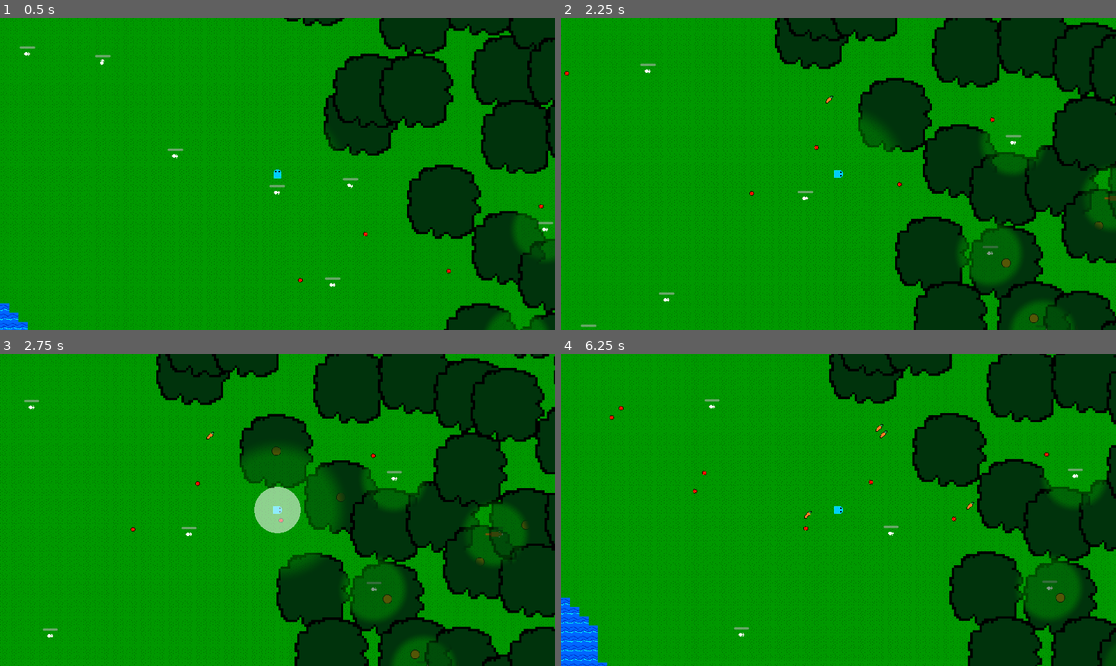
Above: before the commit, frames 1-4 (two rows, left to right).
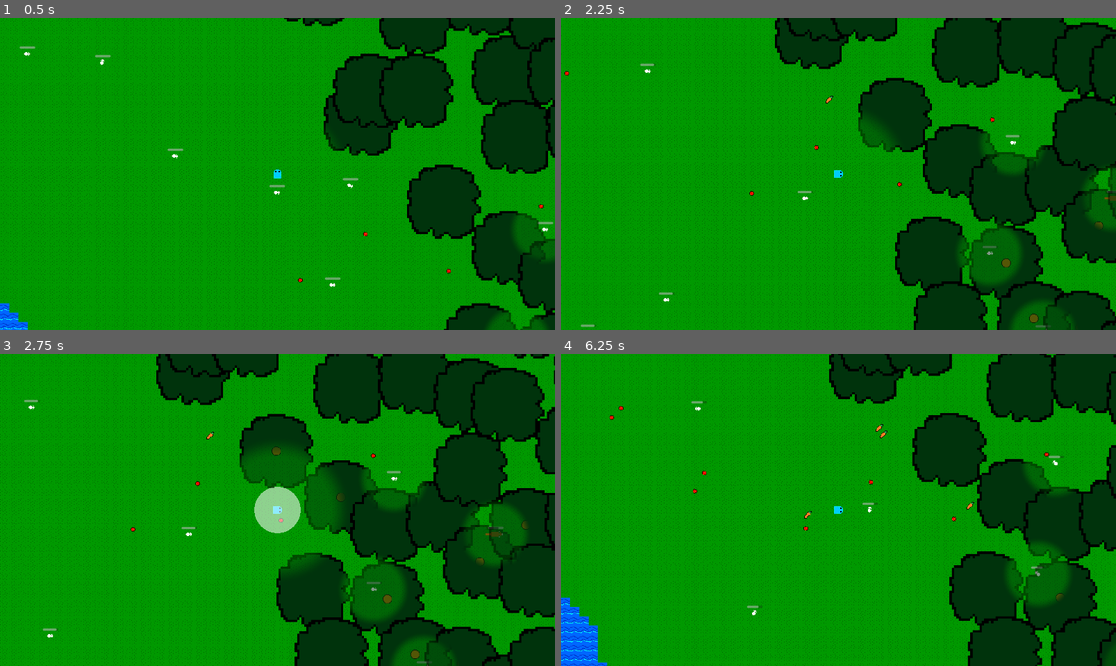
Above: after the commit, the same moments.

Repository: Kyhel/lost-in-pixels
Game: Godot game, scene res://scenes/game.tscn
Same seed, same stepped clock (60 frames per second), same inputs: the game is played once before the commit and once after it.
Inputs:
- Up to frame 1 (0.5 s): no input
- Up to frame 2 (2.25 s): tap Enter at 0.5 s; hold Right (ui_right) 0.53-1.28 s; hold F (attack) 0.53-1.28 s; hold Down (ui_down) 1.28-2.03 s; tap Q (spawn_carrot) at 1.35 s; hold Right (ui_right) from 2.03 s (still down); hold F (attack) from 2.03 s (still down)
- Up to frame 3 (2.75 s): keep holding Right (ui_right); keep holding F (attack)
- Up to frame 4 (6.25 s): release Right (ui_right) at 2.78 s; release F (attack) at 2.78 s; hold Up (ui_up) 2.78-3.53 s; tap Q (spawn_carrot) at 2.85, 4.35, 5.85 s; hold F (attack) 3.53-4.28 s; hold Left (ui_left) 3.53-5.03 s; hold Down (ui_down) 5.03-5.78 s; hold F (attack) 5.03-5.78 s; hold Right (ui_right) from 5.78 s (still down)

Frame 1 is identical in both runs. In frame 2, less than 0.1% of the frame differs, in the area x 6-99%, y 14-100%; in frame 3, less than 0.1%; in frame 4, 2.0%, in the area x 23-99%, y 14-91%.

Commit message:
Foxes go for rabbits

Diff:
--- a/actors/base/creature.gd
+++ b/actors/base/creature.gd
@@ -135,6 +135,8 @@
 		alpha_mask.queue_free()
 	queue_free()
 
+func be_eaten(by: Creature) -> void:
+	die()
 
 ## Override in subclasses to run logic when this creature dies (e.g. drops, effects).
 func _on_die() -> void:
--- a/actors/base/creature_data.gd
+++ b/actors/base/creature_data.gd
@@ -31,4 +31,4 @@
 @export var excluded_tile_types: Array[WorldGenerator.TileType] = [WorldGenerator.TileType.WATER]
 @export var movement_types: Array[MovementType] = [MovementType.WALK]
 @export var needs_eating: bool = false
-@export var hunger_decay_rate: float = 1.0
+@export var hunger_decay_rate: float = 5.0
--- a/actors/push_priority_helper.gd
+++ b/actors/push_priority_helper.gd
@@ -8,6 +8,24 @@
 
 ## Returns the world-space radius of the first CircleShape2D on [param node], or 0.0 if none.
 ## Accounts for CollisionShape2D scale so push distance matches actual collision size.
+## Use this for distance checks (e.g. "close enough to interact").
+static func get_collision_radius(node: Node2D) -> float:
+	return _get_radius(node)
+
+
+## Returns true if [param actor] is close enough to [param target] to interact (e.g. eat, pick up).
+## Uses collision shape radii when both have a CircleShape2D; otherwise actor radius + margin.
+static func is_within_interaction_range(actor: Node2D, target: Node2D, margin: float = 4.0) -> bool:
+	var actor_radius: float = get_collision_radius(actor)
+	var target_radius: float = get_collision_radius(target)
+	var threshold: float
+	if target_radius > 0.0:
+		threshold = actor_radius + target_radius + margin
+	else:
+		threshold = actor_radius + margin
+	return actor.global_position.distance_to(target.global_position) < threshold
+
+
 static func _get_radius(node: Node2D) -> float:
 	for child in node.get_children():
 		if child is CollisionShape2D:
@@ -16,8 +34,8 @@
 			if shape is CircleShape2D:
 				var radius: float = (shape as CircleShape2D).radius
 				var scale_vec: Vector2 = shape_node.global_transform.get_scale()
-				var scale_avg: float = (scale_vec.x + scale_vec.y) / 2.0
-				return radius * scale_avg
+				var scale_max: float = max(scale_vec.x, scale_vec.y)
+				return radius * scale_max
 	return 0.0
 
 
--- a/ai/actions/food/chose_food_action.gd
+++ b/ai/actions/food/chose_food_action.gd
@@ -18,8 +18,6 @@
 
 	var closest_food = Node2DUtils.get_closest(creature.global_position, nodes)
 
-	# var closest_food = Node2DUtils.get_closest(creature.global_position, foods.map(func(f): return f as Node2D) as Array[Node2D])
-
 	creature.blackboard.set_value(Blackboard.KEY_TARGET_FOOD, closest_food)
 
 	return State.SUCCESS
--- a/ai/actions/food/eat_food_action.gd
+++ b/ai/actions/food/eat_food_action.gd
@@ -22,11 +22,11 @@
 	if target_food == null:
 		return State.FAILURE
 
-	if target_food.global_position.distance_to(creature.global_position) > 10:
+	if not PushPriorityHelper.is_within_interaction_range(creature, target_food):
 		return State.FAILURE
 
-	# for item in ObjectsManager.get_nearby_items(creature.global_position, 10):
-	target_food.on_picked_up(self)
+	target_food.be_eaten(creature)
+
 	eating_timer = EATING_TIME
 	creature.blackboard.set_value(Blackboard.KEY_STATE, Blackboard.State.EATING)
 	creature.blackboard.set_value(Blackboard.KEY_HUNGER, Blackboard.KEY_HUNGER_MAX)
--- a/ai/actions/food/move_to_food_action.gd
+++ b/ai/actions/food/move_to_food_action.gd
@@ -3,14 +3,14 @@
 
 func tick(creature: Creature, _delta: float) -> State:
 
-	var food = creature.blackboard.get_value(Blackboard.KEY_TARGET_FOOD) as WorldItem
+	var food = creature.blackboard.get_value(Blackboard.KEY_TARGET_FOOD) as Node2D
 
 	if food == null:
 		return State.FAILURE
 
 	creature.movement.move_to(food.global_position)
 
-	if creature.global_position.distance_to(food.global_position) < 10:
+	if PushPriorityHelper.is_within_interaction_range(creature, food):
 		return State.SUCCESS
 
 	return State.RUNNING
--- a/ai/behaviors/conditions/can_eat_target_food_condition.gd
+++ b/ai/behaviors/conditions/can_eat_target_food_condition.gd
@@ -3,4 +3,4 @@
 
 func condition(creature: Creature) -> bool:
 	var target_food = creature.blackboard.get_value(Blackboard.KEY_TARGET_FOOD)
-	return target_food != null and is_instance_valid(target_food) and target_food.global_position.distance_to(creature.global_position) <= 10
+	return target_food != null and is_instance_valid(target_food) and PushPriorityHelper.is_within_interaction_range(creature, target_food)
--- a/ai/sensors/food_sensor.gd
+++ b/ai/sensors/food_sensor.gd
@@ -3,15 +3,18 @@
 ## Scans the surroundings for food the creature can eat and stores found positions in the creature's blackboard under [constant BLACKBOARD_KEY_FOOD].
 
 @export var edible_items: Array[Resource] = []  ## ItemData resources this creature can eat (assign in editor).
+@export var edible_creatures: Array[Resource] = []  ## CreatureData resources this creature can eat (assign in editor).
 @export var scan_radius: float = 300.0
 
 func update(creature: Creature) -> void:
+
 	if creature.blackboard == null:
 		print("Blackboard is null")
 		return
+
 	var origin: Vector2 = creature.global_position
 	var nearby: Array = ObjectsManager.get_nearby_items(origin, scan_radius)
-	var foods: Array[WorldItem] = []
+	var foods: Array[Node2D] = []
 
 	for node in nearby:
 		if not node is WorldItem:
@@ -23,11 +26,27 @@
 			continue
 		foods.append(world_item)
 
+	var nearby_entities = EntitiesManager.get_nearby_entities(creature.global_position, scan_radius)
+
+	for entity in nearby_entities:
+		if not entity is Creature:
+			continue
+		if entity == creature:
+			continue
+		if not _can_eat_creature(entity.creature_data):
+			continue
+		foods.append(entity)
+
 	creature.blackboard.set_value(Blackboard.KEY_FOOD, foods)
-
 
 func _can_eat(item_data: ItemData) -> bool:
 	for edible in edible_items:
 		if edible is ItemData and edible.id == item_data.id:
 			return true
 	return false
+
+func _can_eat_creature(creature_data: CreatureData) -> bool:
+	for edible in edible_creatures:
+		if edible is CreatureData and edible == creature_data:
+			return true
+	return false
--- /dev/null
+++ b/ai/sensors/fox_food_sensor.tscn
@@ -0,0 +1,10 @@
+[gd_scene format=3 uid="uid://cirsccqr5f68d"]
+
+[ext_resource type="Script" uid="uid://crtq7g0dtrud8" path="res://ai/sensors/food_sensor.gd" id="1_fuaok"]
+[ext_resource type="Resource" uid="uid://d4fipfqbnme6i" path="res://data/items/carrot.tres" id="2_vsfks"]
+[ext_resource type="Resource" uid="uid://06r8vifs4yfn" path="res://data/actors/animals/rabbit.tres" id="3_h16vj"]
+
+[node name="FoxFoodSensor" type="Node" unique_id=858796227]
+script = ExtResource("1_fuaok")
+edible_items = Array[Resource]([ExtResource("2_vsfks")])
+edible_creatures = Array[Resource]([ExtResource("3_h16vj")])
--- a/data/actors/animals/fox.tres
+++ b/data/actors/animals/fox.tres
@@ -3,11 +3,16 @@
 [ext_resource type="Script" uid="uid://b03s60gt6mpeu" path="res://ai/goals/goal.gd" id="1_t6a1h"]
 [ext_resource type="Resource" uid="uid://dhnvy30mkocgp" path="res://ai/goals/wander_goal.tres" id="2_4xntq"]
 [ext_resource type="Script" uid="uid://clk4ii14vm1a2" path="res://actors/base/creature_data.gd" id="2_ovces"]
+[ext_resource type="Resource" uid="uid://6kr4qf001sd" path="res://ai/goals/eat_goal.tres" id="3_n5fiy"]
 [ext_resource type="Texture2D" uid="uid://dmi7t3bssgqpn" path="res://assets/creatures/fox.png" id="3_ovces"]
+[ext_resource type="PackedScene" uid="uid://cirsccqr5f68d" path="res://ai/sensors/fox_food_sensor.tscn" id="5_osjan"]
 
 [resource]
 script = ExtResource("2_ovces")
 sprite = ExtResource("3_ovces")
-goals = Array[ExtResource("1_t6a1h")]([ExtResource("2_4xntq")])
+sensor_scenes = Array[PackedScene]([ExtResource("5_osjan")])
+goals = Array[ExtResource("1_t6a1h")]([ExtResource("2_4xntq"), ExtResource("3_n5fiy")])
 size = 32
+needs_eating = true
+hunger_decay_rate = 0.5
 metadata/_custom_type_script = "uid://clk4ii14vm1a2"
--- a/objects/world_item.gd
+++ b/objects/world_item.gd
@@ -16,6 +16,8 @@
 func can_be_picked_up(by: Node) -> bool:
 	return true
 
+func be_eaten(by: Creature) -> void:
+	on_picked_up(by)
 
 func on_picked_up(by: Node) -> void:
 	if item_data and item_data.pickup_effect_script:
